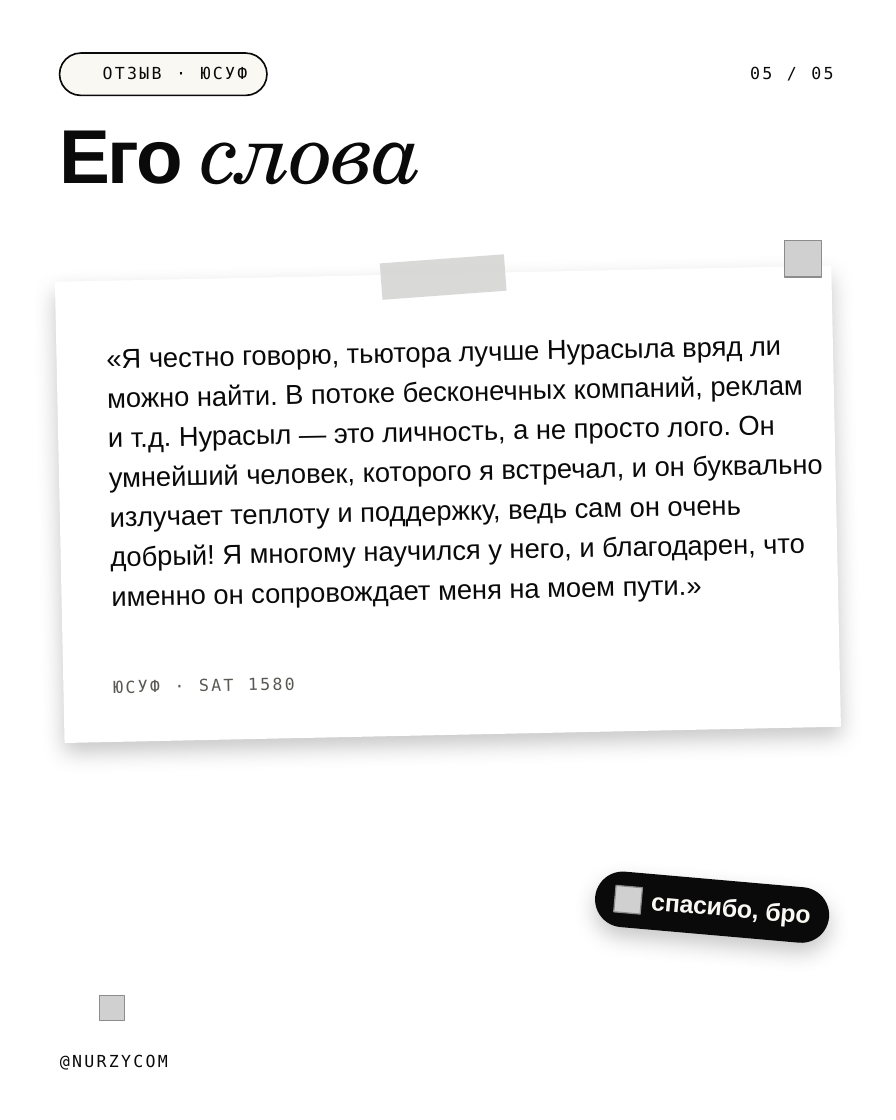
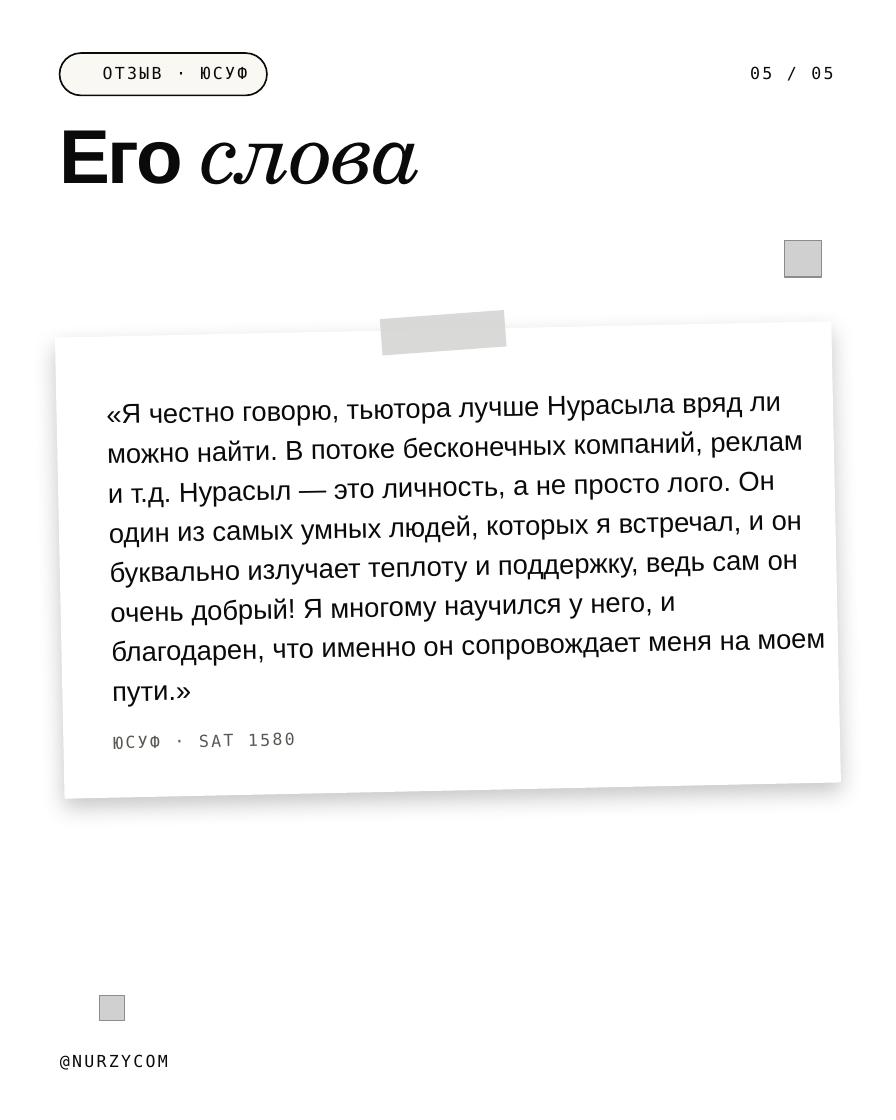
Before and after one commit to galiandojonathan-ship-it1/nurzycom_brand, a slide deck: slide 5 of social/pptx/yussuf-1580.pptx. Drawn at 896x1120 pixels with LibreOffice and Linux fonts; fonts in the diff are those of the drawing; grey boxes stand for pictures; background and template pictures are left out. Boxes give left, top, right and bottom in pixels: in the first picture for what was removed or moved away, otherwise in the second. Text is boxed around its words. In the diff, an @@ line names an element or a change of style, - is before the commit and + after.

```diff
--- a/social/pptx/yussuf-1580.pptx
+++ b/social/pptx/yussuf-1580.pptx
@@ 2 rectangles, 1 text moved together from (x1=55, y1=255, x2=841, y2=743) to (x1=55, y1=310, x2=841, y2=799) @@
@@ text at (x1=107, y1=396, x2=826, y2=707): text changed @@
-«Я честно говорю, тьютора лучше Нурасыла вряд ли можно найти. В потоке бесконечных компаний, реклам и т.д. Нурасыл — это личность, а не просто лого. Он умнейший человек, которого я встречал, и он буквально излучает теплоту и поддержку, ведь сам он очень добрый! Я многому научился у него, и благодарен, что именно он сопровождает меня на моем пути.»
+«Я честно говорю, тьютора лучше Нурасыла вряд ли можно найти. В потоке бесконечных компаний, реклам и т.д. Нурасыл — это личность, а не просто лого. Он один из самых умных людей, которых я встречал, и он буквально излучает теплоту и поддержку, ведь сам он очень добрый! Я многому научился у него, и благодарен, что именно он сопровождает меня на моем пути.»
@@ rounded rectangle removed at (x1=593, y1=869, x2=832, y2=946) @@
@@ picture removed at (x1=614, y1=885, x2=643, y2=914) @@
@@ text removed at (x1=651, y1=897, x2=759, y2=922) @@
-спасибо, бро
```
Also in this commit, not shown: 1 other slide changed, 12 other files.
